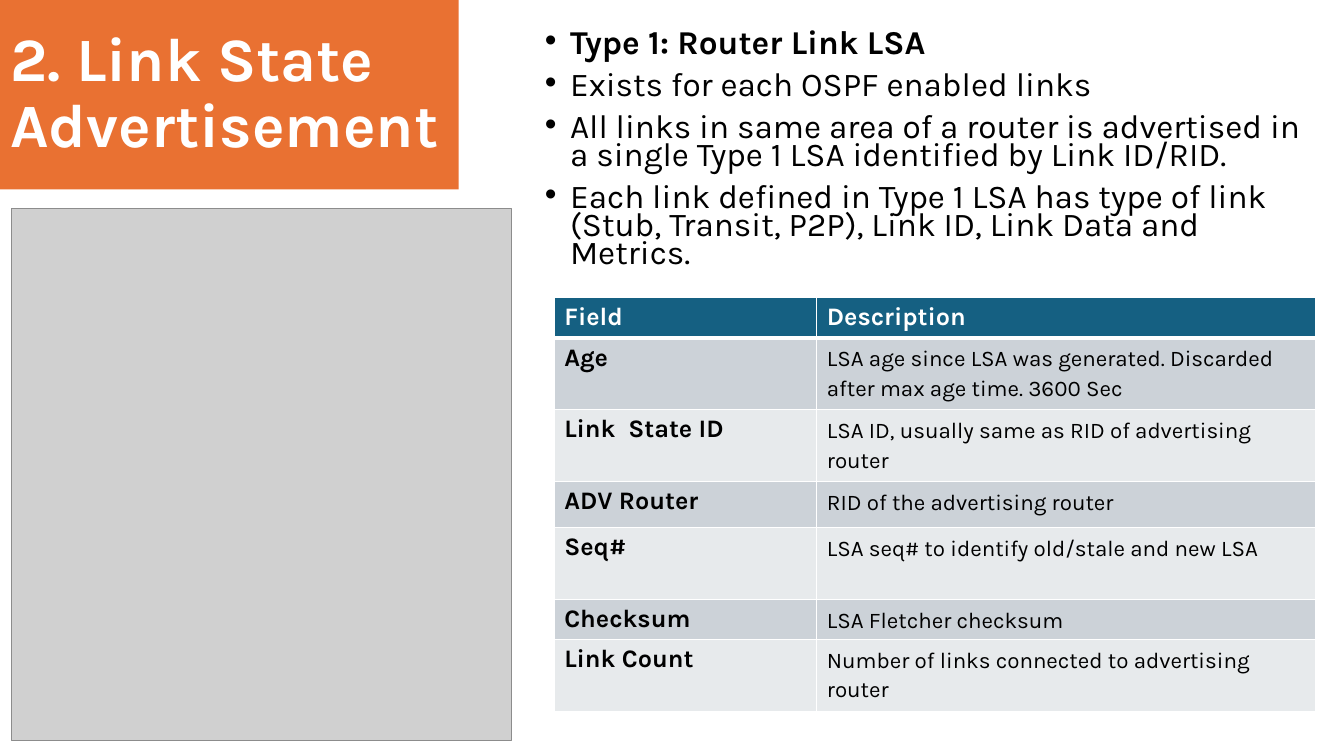
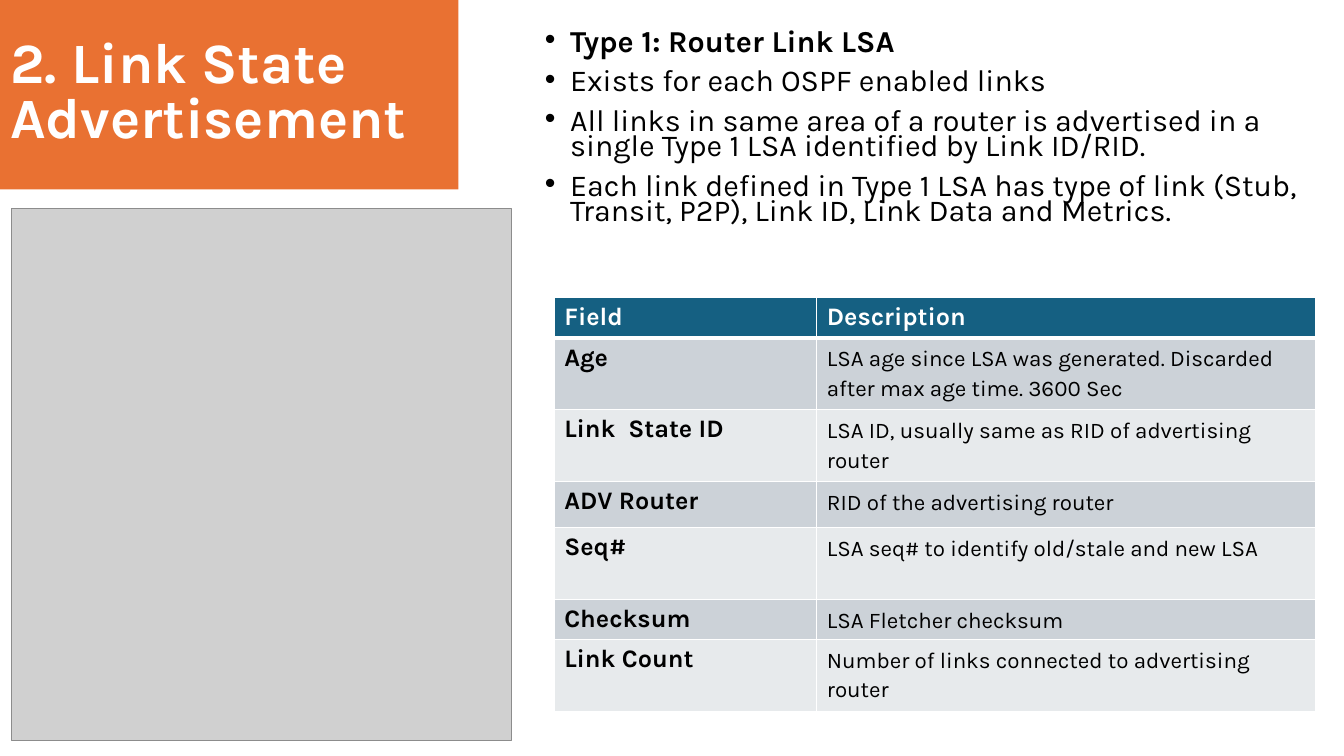
Before and after one commit to toranjungshahi/Cisco-ENCOR-Preparation, a slide deck: slide 4 of Notes/Advanced OSPF.pptx. Drawn at 1344x756 pixels with LibreOffice and Linux fonts; fonts in the diff are those of the drawing; grey boxes stand for pictures. Boxes give left, top, right and bottom in pixels: in the first picture for what was removed or moved away, otherwise in the second. Text is boxed around its words. In the diff, an @@ line names an element or a change of style, - is before the commit and + after.

```diff
--- a/Notes/Advanced OSPF.pptx
+++ b/Notes/Advanced OSPF.pptx
@@ title "2. Link State Advertisement" at [0, 0, 459, 190]: size 44 to 40.7 pt; line spacing 0.9 to 0.8 @@
@@ text "Type 1: Router Link LSA" at [570, 30, 1296, 225]: size 23.8 to 21.7 pt @@
```
Also in this commit, not shown: 10 other slides changed, 6 other files.
